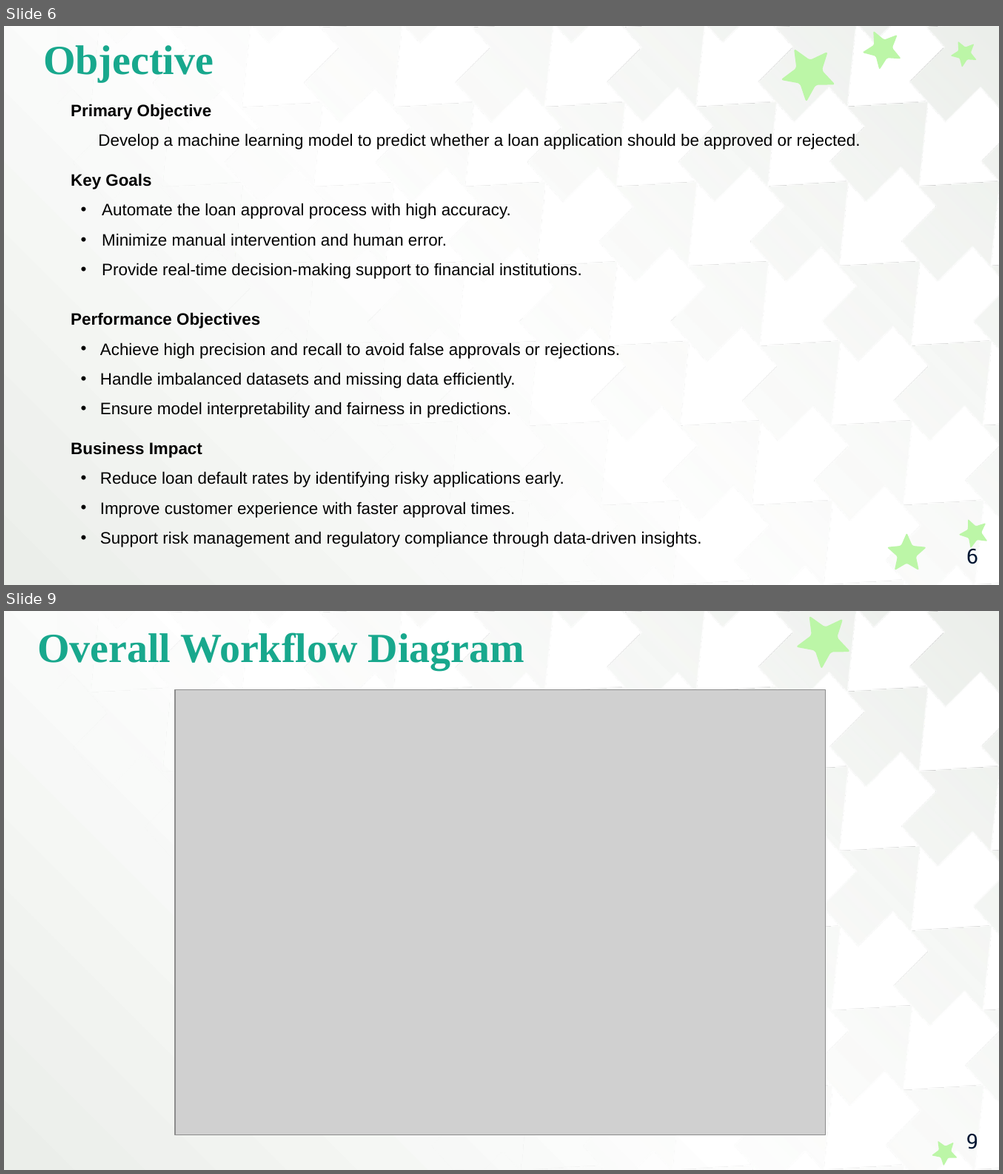
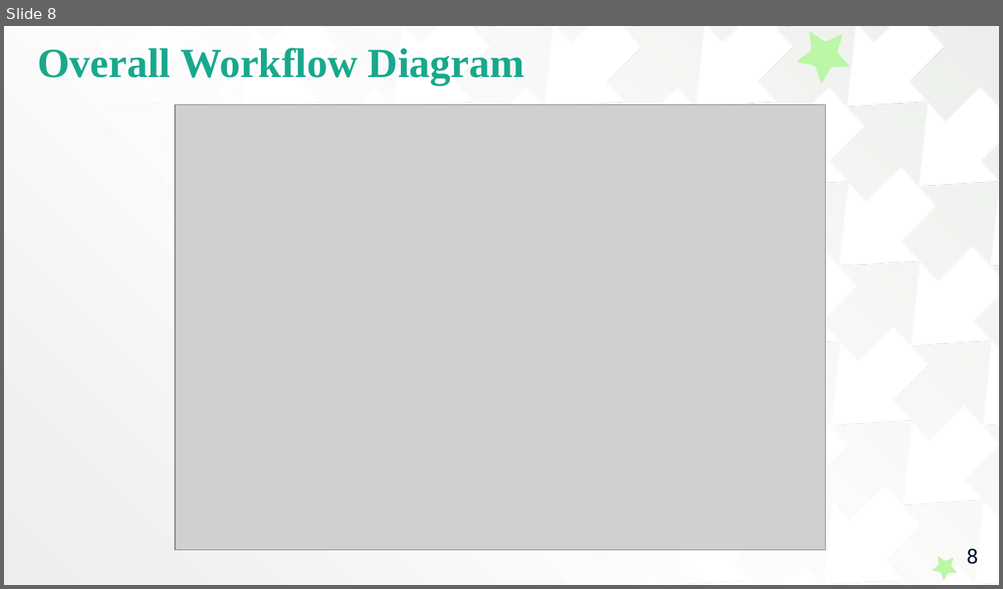
Before and after one commit to ThanigaivelGanapathi/ML-Mini-Project, a slide deck: College Report PPT.pptx. Shown one above the other, each under a label of ours: slides 6 and 9 before the commit, slide 8 after it; the slides between them are not shown. The pictures are 1003x1174 and 1003x589 pixels, drawn with LibreOffice and Linux fonts; fonts in the diff are those of the drawing; grey boxes stand for pictures. Boxes give left, top, right and bottom in pixels: in the first picture for what was removed or moved away, otherwise in the second. Text is boxed around its words. In the diff, an @@ line names an element or a change of style, - is before the commit and + after.

```diff
--- a/College Report PPT.pptx
+++ b/College Report PPT.pptx
@@ slide 6 removed at bbox=[4, 26, 999, 585], background gradient #FFFFFF to #EBEEEA; not listed: 1 template element that a slide beside it also shows @@
@@ title removed at bbox=[43, 45, 213, 82] @@
-Objective
@@ freeform shape removed at bbox=[774, 36, 845, 107] @@
@@ freeform shape removed at bbox=[856, 26, 906, 73] @@
@@ freeform shape removed at bbox=[947, 36, 980, 69] @@
@@ text removed at bbox=[71, 104, 860, 548] @@
-Primary Objective
-Develop a machine learning model to predict whether a loan application should be approved or rejected.
-Key Goals
-• Automate the loan approval process with high accuracy.
-• Minimize manual intervention and human error.
-• Provide real-time decision-making support to financial institutions.
-Performance Objectives
-• Achieve high precision and recall to avoid false approvals or rejections.
-• Handle imbalanced datasets and missing data efficiently.
-• Ensure model interpretability and fairness in predictions.
-Business Impact
-• Reduce loan default rates by identifying risky applications early.
-• Improve customer experience with faster approval times.
-• Support risk management and regulatory compliance through data-driven insights.
@@ freeform shape removed at bbox=[956, 514, 994, 552] @@
@@ freeform shape removed at bbox=[887, 534, 925, 570] @@
@@ page number removed at bbox=[966, 545, 978, 565] @@
-6
@@ what was slide 9 is now slide 8 @@
@@ page number at bbox=[966, 549, 977, 565]: text changed @@
-9
+8
```
Also in this commit, not shown: 5 slides changed, 11 slides added, 7 other slides removed.
